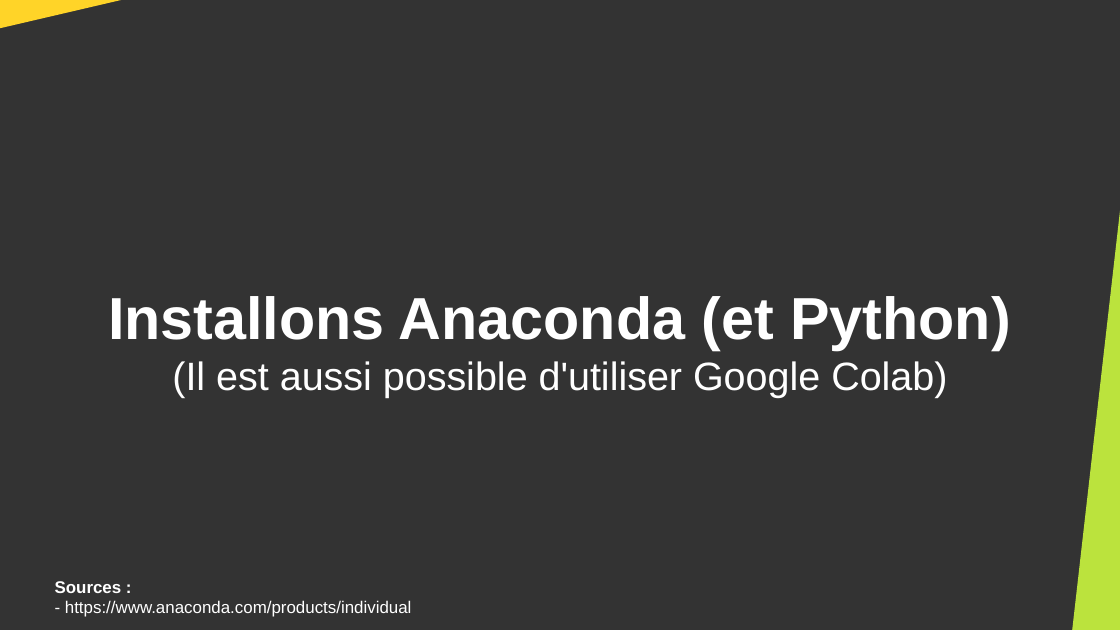
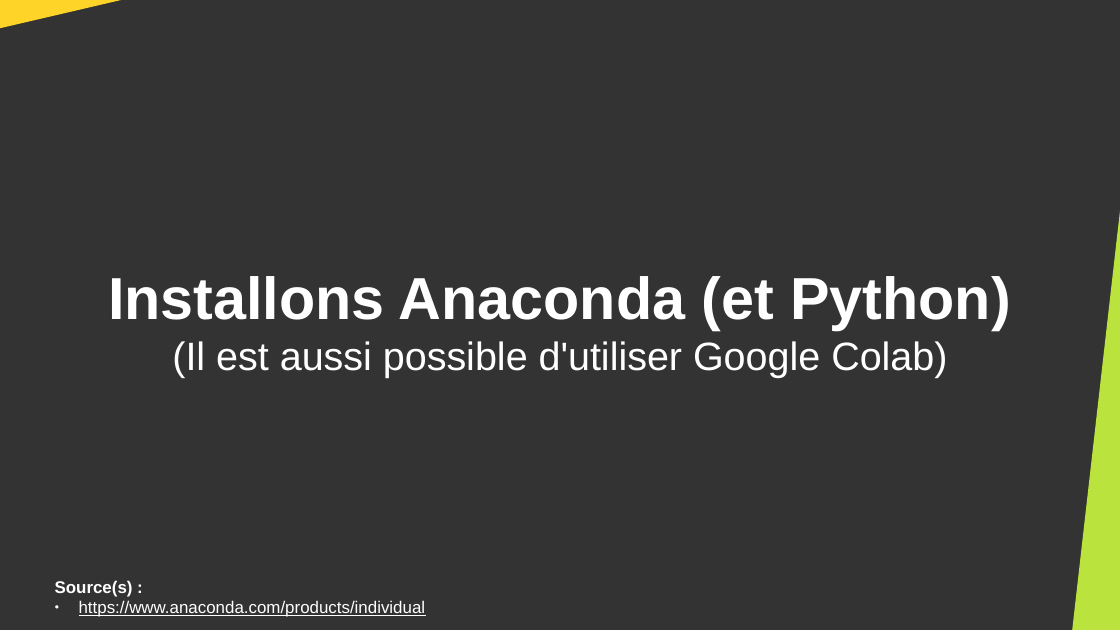
Before and after one commit to DanYellow/cours, a slide deck: slide 5 of big-data-s4/travaux-pratiques/numero-4/presentation.odp. Drawn at 1120x630 pixels with LibreOffice and Linux fonts; fonts in the diff are those of the drawing. Boxes give left, top, right and bottom in pixels: in the first picture for what was removed or moved away, otherwise in the second. Text is boxed around its words. In the diff, an @@ line names an element or a change of style, - is before the commit and + after.

Commit message:
Update initiation Python

```diff
--- a/big-data-s4/travaux-pratiques/numero-4/presentation.odp
+++ b/big-data-s4/travaux-pratiques/numero-4/presentation.odp
@@ title "Installons Anaconda (et Python) (Il ...": place and size @@
-title "Installons Anaconda (et Python) (Il ..." at [108,296,1011,398]
+title "Installons Anaconda (et Python) (Il ..." at [108,276,1011,378]
@@ text at [55,580,426,617]: text changed @@
-Sources :
-- https://www.anaconda.com/products/individual
+Source(s) :
+● https://www.anaconda.com/products/individual
```
Also in this commit, not shown: 4 other slides changed, 7 other files.
